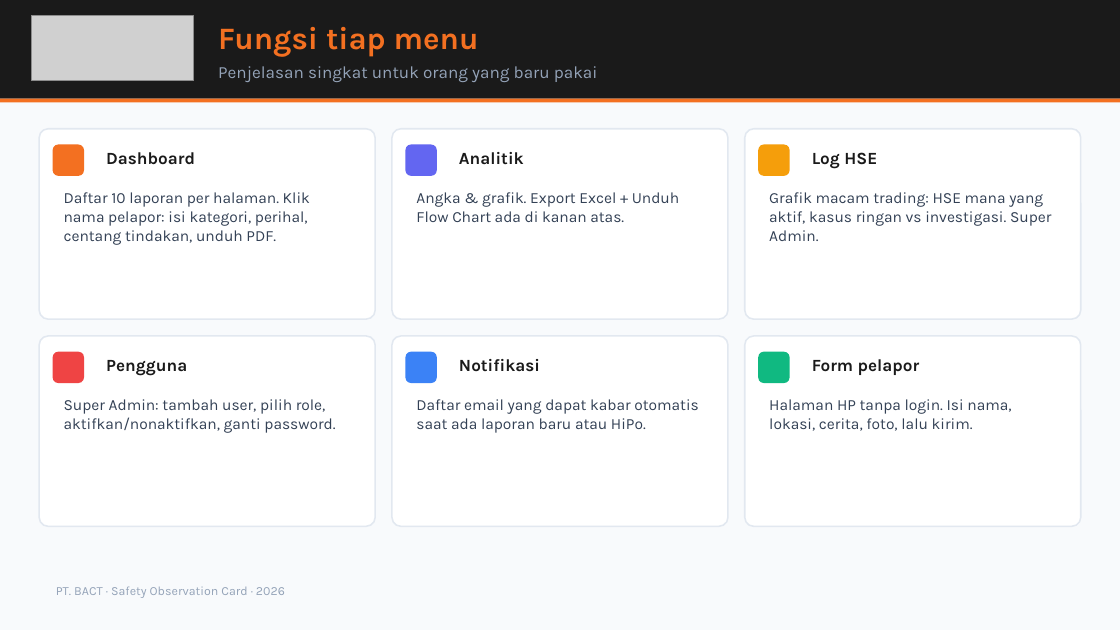
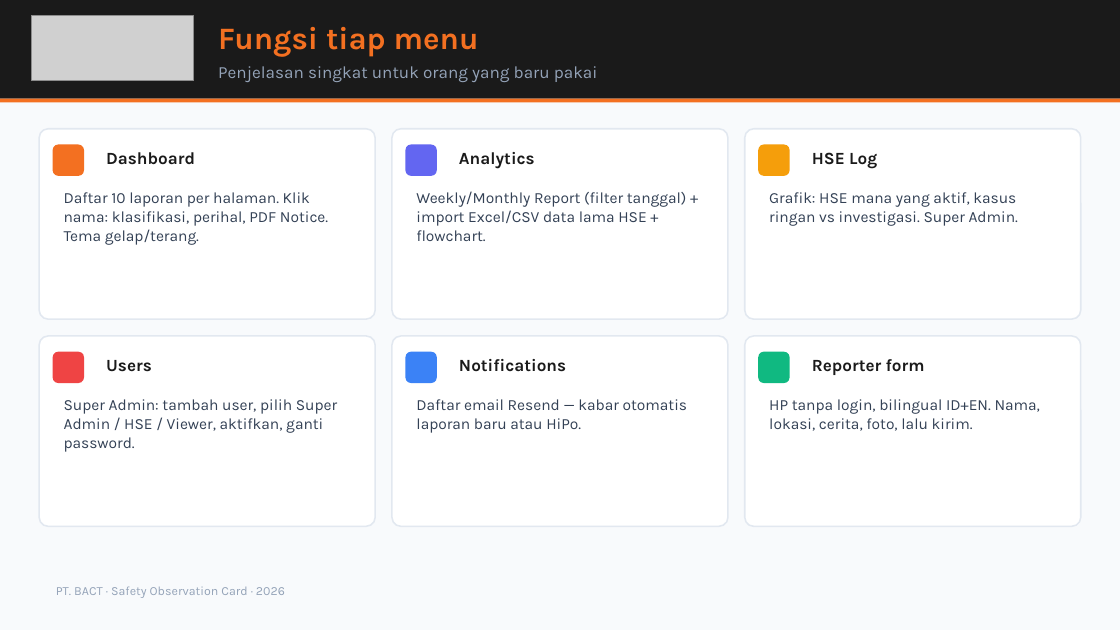
Before and after one commit to msatibi32/bact-safety-observation-modern, a slide deck: slide 10 of supabase/BACT-SOC-Presentasi-HSE.pptx. Drawn at 1120x630 pixels with LibreOffice and Linux fonts; fonts in the diff are those of the drawing; grey boxes stand for pictures. Boxes give left, top, right and bottom in pixels: in the first picture for what was removed or moved away, otherwise in the second. Text is boxed around its words. In the diff, an @@ line names an element or a change of style, - is before the commit and + after.

```diff
--- a/supabase/BACT-SOC-Presentasi-HSE.pptx
+++ b/supabase/BACT-SOC-Presentasi-HSE.pptx
@@ text at [459, 152, 535, 169]: text changed @@
-Analitik
+Analytics
@@ text at [812, 152, 877, 169]: text changed @@
-Log HSE
+HSE Log
@@ text at [64, 192, 328, 245]: text changed @@
-Daftar 10 laporan per halaman. Klik nama pelapor: isi kategori, perihal, centang tindakan, unduh PDF.
+Daftar 10 laporan per halaman. Klik nama: klasifikasi, perihal, PDF Notice. Tema gelap/terang.
@@ text at [416, 191, 687, 241]: text changed @@
-Angka & grafik. Export Excel + Unduh Flow Chart ada di kanan atas.
+Weekly/Monthly Report (filter tanggal) + import Excel/CSV data lama HSE + flowchart.
@@ text at [769, 192, 1018, 226]: text changed @@
-Grafik macam trading: HSE mana yang aktif, kasus ringan vs investigasi. Super Admin.
+Grafik: HSE mana yang aktif, kasus ringan vs investigasi. Super Admin.
@@ text at [459, 359, 566, 372]: text changed @@
-Notifikasi
+Notifications
@@ text at [812, 359, 925, 375]: text changed @@
-Form pelapor
+Reporter form
@@ text at [106, 360, 152, 372]: text changed @@
-Pengguna
+Users
@@ text at [64, 399, 337, 452]: text changed @@
-Super Admin: tambah user, pilih role, aktifkan/nonaktifkan, ganti password.
+Super Admin: tambah user, pilih Super Admin / HSE / Viewer, aktifkan, ganti password.
@@ text at [416, 399, 687, 433]: text changed @@
-Daftar email yang dapat kabar otomatis saat ada laporan baru atau HiPo.
+Daftar email Resend — kabar otomatis laporan baru atau HiPo.
@@ text at [769, 399, 1040, 431]: text changed @@
-Halaman HP tanpa login. Isi nama, lokasi, cerita, foto, lalu kirim.
+HP tanpa login, bilingual ID+EN. Nama, lokasi, cerita, foto, lalu kirim.
```
Also in this commit, not shown: 5 other slides changed, 23 other files.
